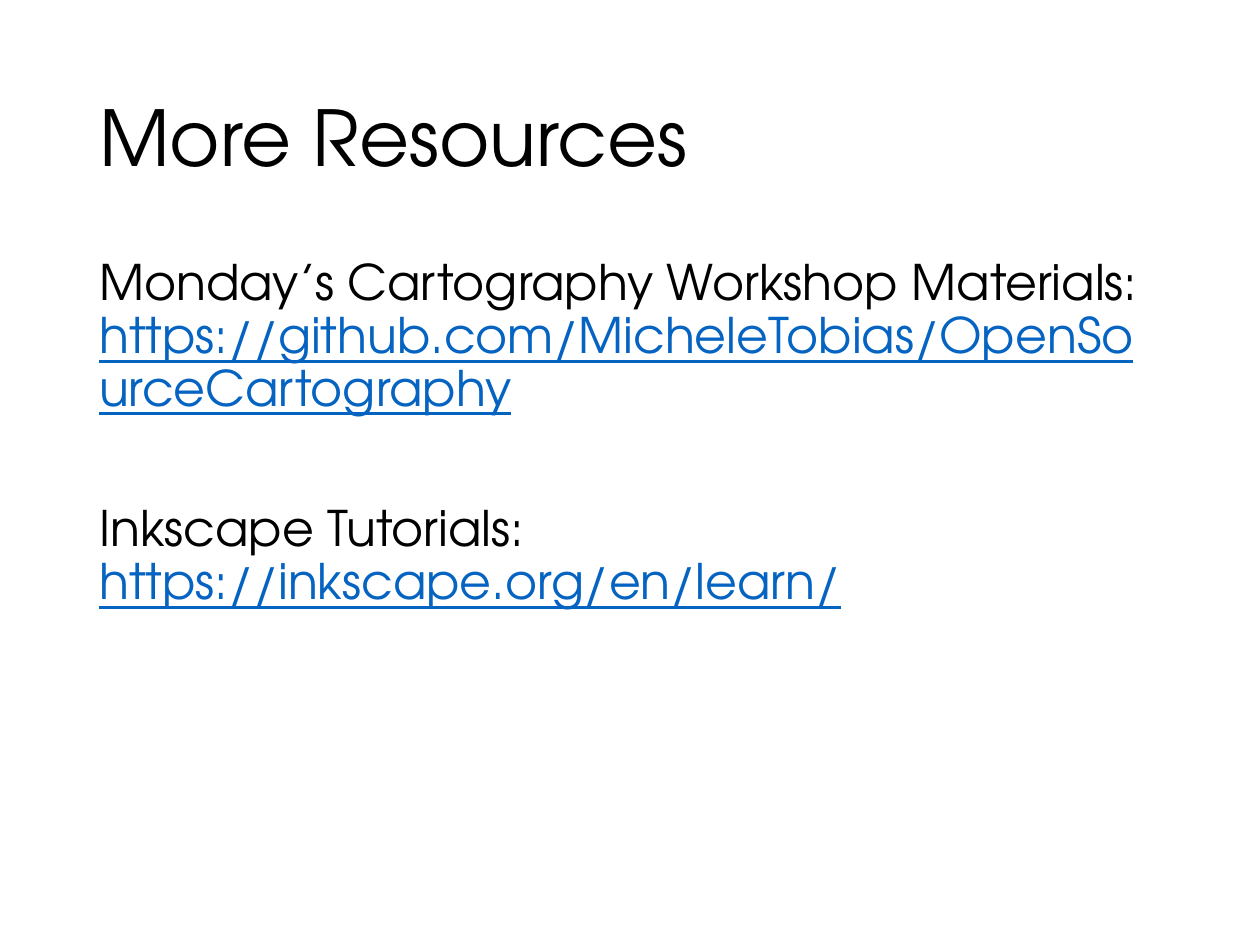
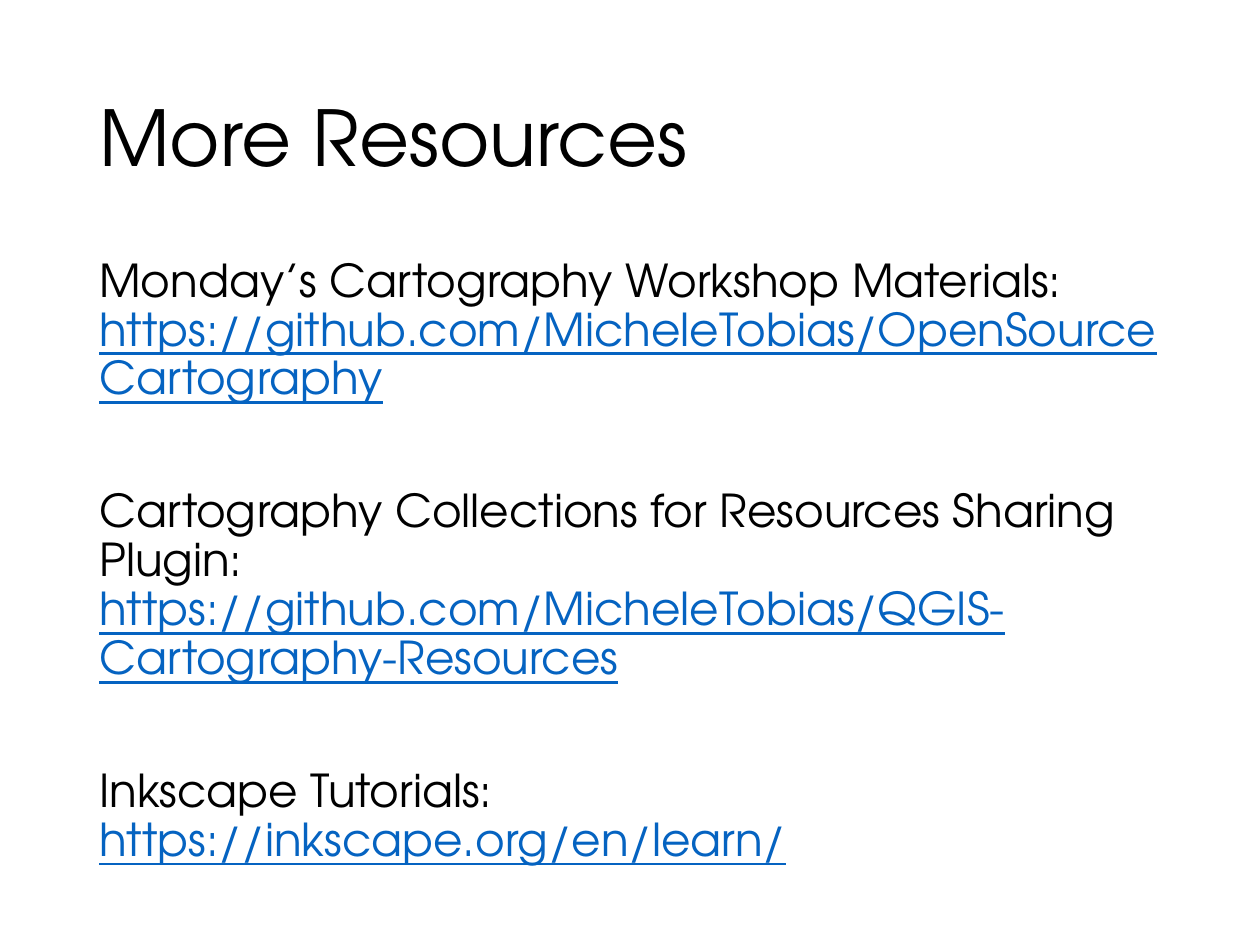
Before and after one commit to MicheleTobias/OpenSourceCartography, a slide deck: slide 24 of MichelesPrepFiles/Talk/Slides/Custom QGIS Symbols with Inkscape.pptx. Drawn at 1260x945 pixels with LibreOffice and Linux fonts; fonts in the diff are those of the drawing; background and template pictures are left out. Boxes give left, top, right and bottom in pixels: in the first picture for what was removed or moved away, otherwise in the second. Text is boxed around its words. In the diff, an @@ line names an element or a change of style, - is before the commit and + after.

Commit message:
Slide Updates

```diff
--- a/MichelesPrepFiles/Talk/Slides/Custom QGIS Symbols with Inkscape.pptx
+++ b/MichelesPrepFiles/Talk/Slides/Custom QGIS Symbols with Inkscape.pptx
@@ text at box(99, 263, 1156, 866): size 28 to 25.9 pt in "Monday’s Cartography Workshop Materials: https://github.com/ ...", "Inkscape Tutorials: https://inkscape.org/en/learn/" @@
@@ text at box(99, 493, 1115, 684): paragraph added @@
+Cartography Collections for Resources Sharing Plugin: https://github.com/MicheleTobias/QGIS-Cartography-Resources
```
